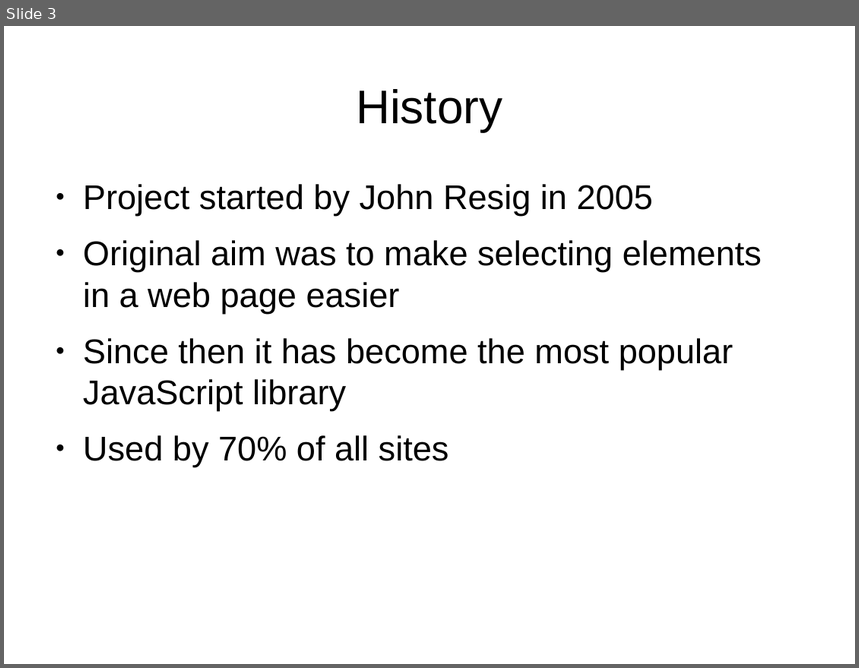
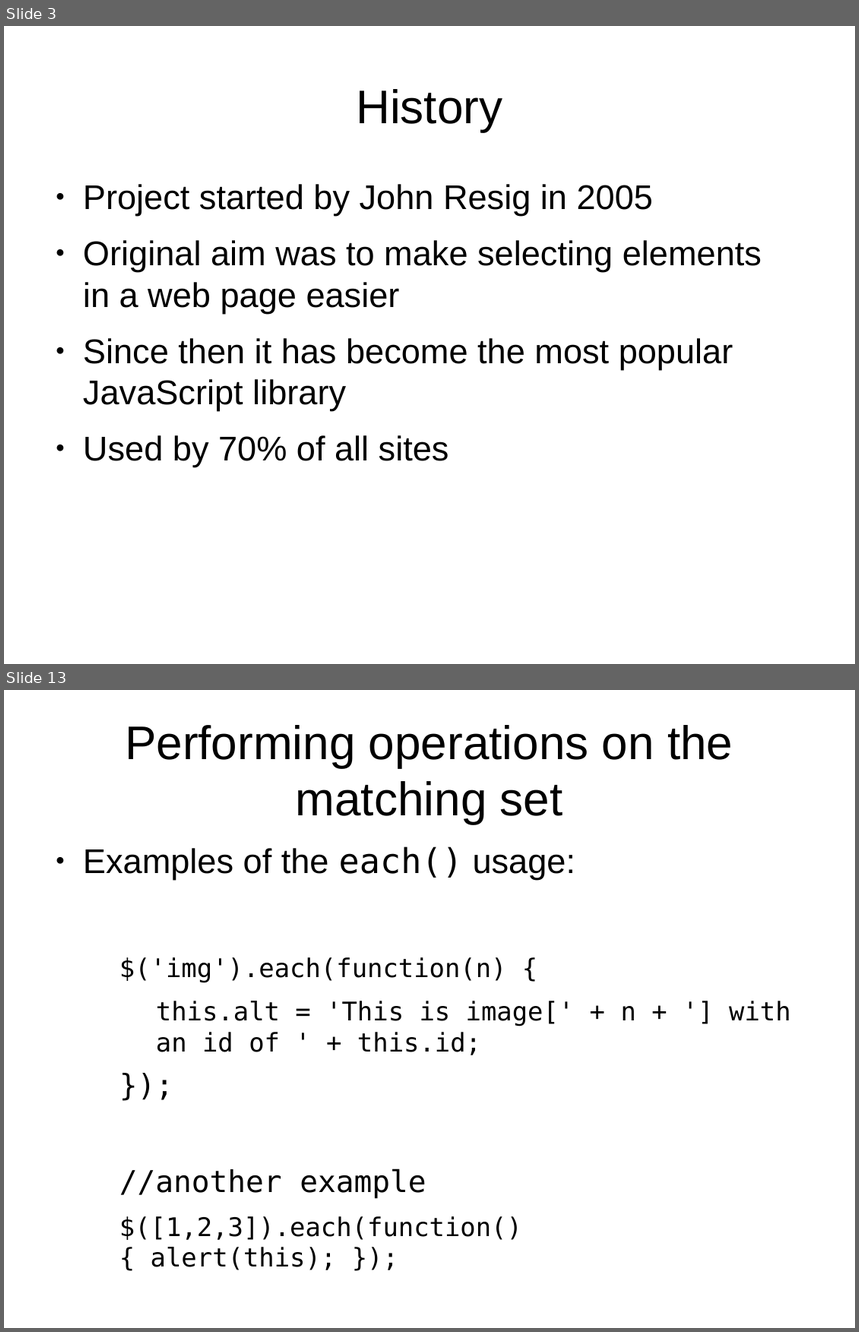
Before and after one commit to tomafc330/presentations, a slide deck: jquery/presentation.odp. Shown one above the other, each under a label of ours: slide 3 before the commit, slides 3 and 13 after it; the slides between them are not shown. The pictures are 859x668 and 859x1332 pixels, drawn with LibreOffice and Linux fonts; fonts in the diff are those of the drawing. Boxes give left, top, right and bottom in pixels: in the first picture for what was removed or moved away, otherwise in the second. Text is boxed around its words. In the diff, an @@ line names an element or a change of style, - is before the commit and + after.

```diff
--- a/jquery/presentation.odp
+++ b/jquery/presentation.odp
@@ slide 13 added at (4,690,855,1328), background #FFFFFF @@
@@ title added at (125,725,733,825), 44 pt, text #000000 @@
+Performing operations on the matching set
@@ text added at (83,847,791,1271), 24 pt, text #000000 @@
+● Examples of the each() usage:
+  $('img').each(function(n) {
+    this.alt = 'This is image[' + n + '] with an id of ' + this.id;
+  });
+  //another example
+  $([1,2,3]).each(function() { alert(this); });
```
Also in this commit, not shown: 5 slides changed, 14 other slides added, 10 other files.
